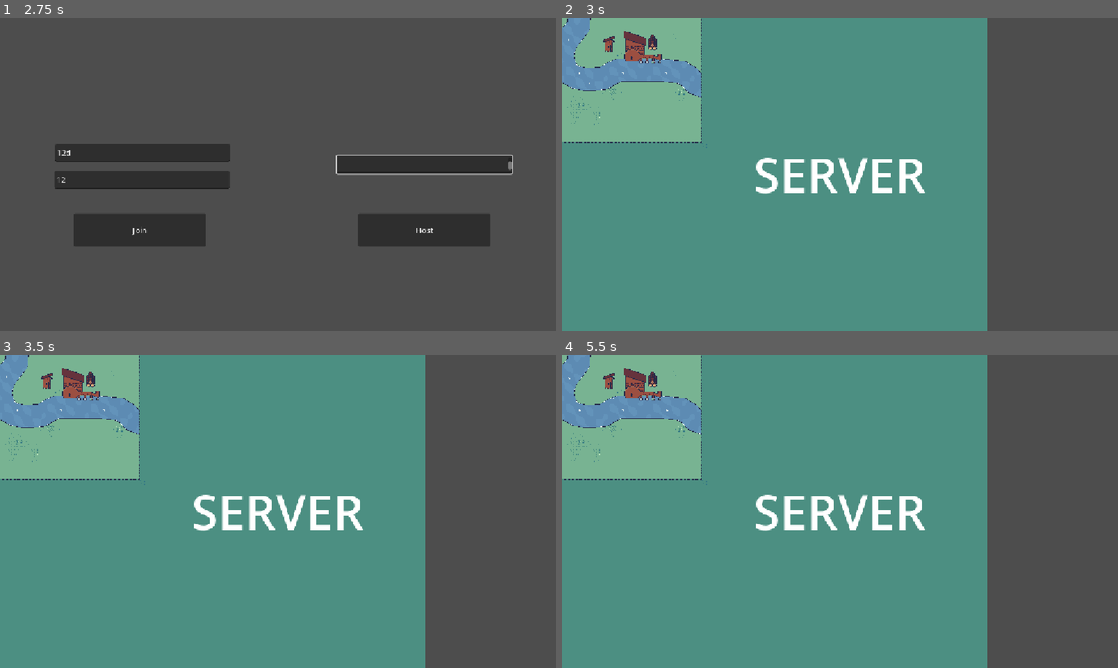
Above: before the commit, frames 1-4 (two rows, left to right).
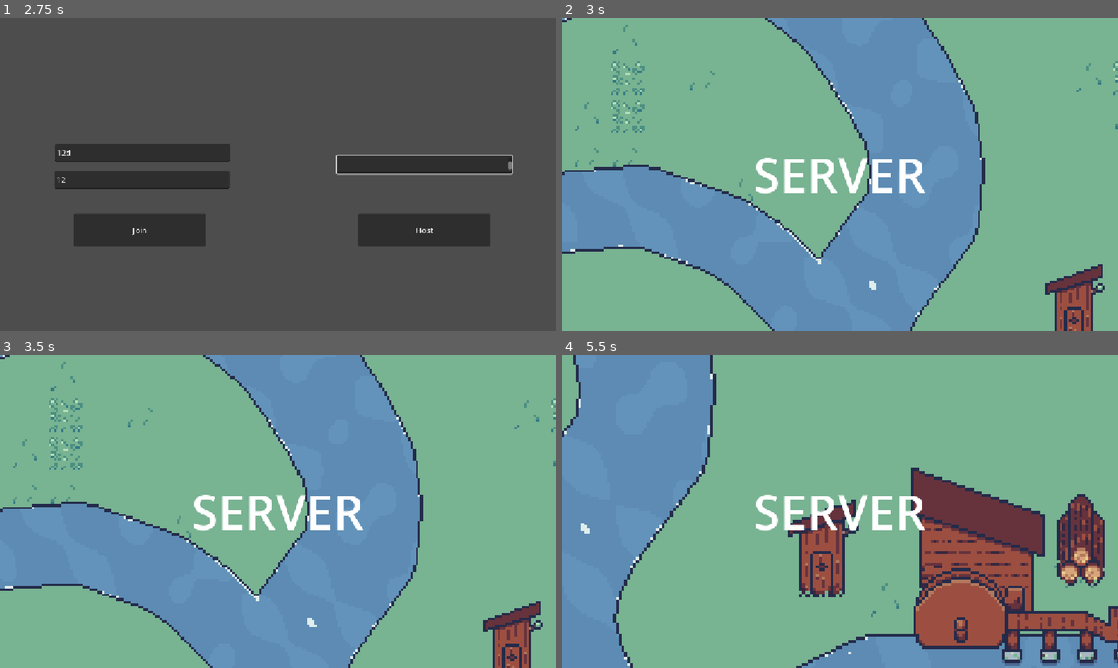
Above: after the commit, the same moments.

Repository: adrian-matthew-ivanov/RTS-Game
Game: Godot game, scene res://scenes/main.tscn
Same seed, same stepped clock (60 frames per second), same inputs: the game is played once before the commit and once after it.
Inputs (mouse positions are in pixels of both pictures, inside the frame that each line leads up to):
- Up to frame 1 (2.75 s): click (422, 165) at 0.52 s; type "12" at 0.6 s; click (144, 180) at 0.75 s; type "12" at 0.83 s; click (144, 152) at 0.98 s; type "12" at 1.07 s; move the mouse to (400, 158) at 1.27 s; hold D (move_right) 1.28-2 s; tap Mouse wheel up (zoom_in) at 1.35 s; click (400, 158) at 1.42 s; tap Enter at 2 s; drag from (166, 190) to (250, 237) at 2.02 s
- Up to frame 2 (3 s): click "Host" at 2.75 s
- Up to frame 3 (3.5 s): no input
- Up to frame 4 (5.5 s): tap Space at 3.5 s; move the mouse to (895, 442) at 3.52 s; hold D (move_right) 3.53-4.25 s; tap Mouse wheel up (zoom_in) at 3.6, 5.1 s; click (895, 442) at 3.67 s; drag from (812, 574) to (673, 464) at 4.27 s; tap Enter at 5 s; move the mouse to (1006, 558) at 5.02 s; hold A (move_left) from 5.03 s (still down); click (1006, 558) at 5.17 s

Frame 1 is identical in both runs. In frame 2, 92% of the frame differs, in the area x 0-100%, y 0-100%; in frame 3, 92%; in frame 4, 97%.
Error before the commit: Parse Error: Cannot return value of type "Node" because the function return type is "RTSResourceContainer". (res://objects/scripts/player.gd:63)

Commit message:
merge fix

Diff:
--- a/screens/scripts/player_hud.gd
+++ b/screens/scripts/player_hud.gd
@@ -46,6 +46,7 @@
 				GameManager.build_action(current_build, position)
 				current_build = null
 				current_action = Action.NULL
+				action_changed()
 
 func _action_cancel():
 	current_action = Action.NULL
--- a/scripts/RTSResourceContainer.gd
+++ b/scripts/RTSResourceContainer.gd
@@ -1,4 +1,4 @@
-extends Object
+extends Node
 class_name RTSResourceContainer
 
 @export var gold: float = 0;
--- a/scripts/globals/game_manager.gd
+++ b/scripts/globals/game_manager.gd
@@ -71,7 +71,6 @@
 	var inventory = _players[peer_id].get_inventory()
 	if (!RTSResourceContainer.can_buy_structure(inventory, structure)):
 		return false
-
 	on_build_action.rpc(1, Globals.get_structure_id(structure), position)
 	return true
 
